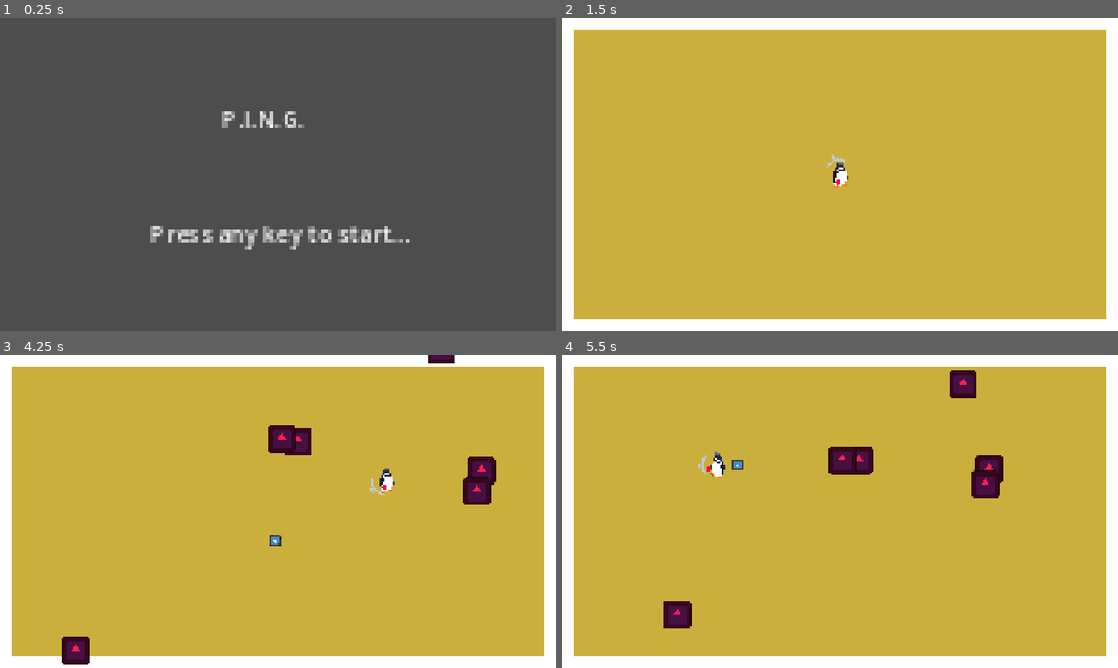
Above: before the commit, frames 1-4 (two rows, left to right).
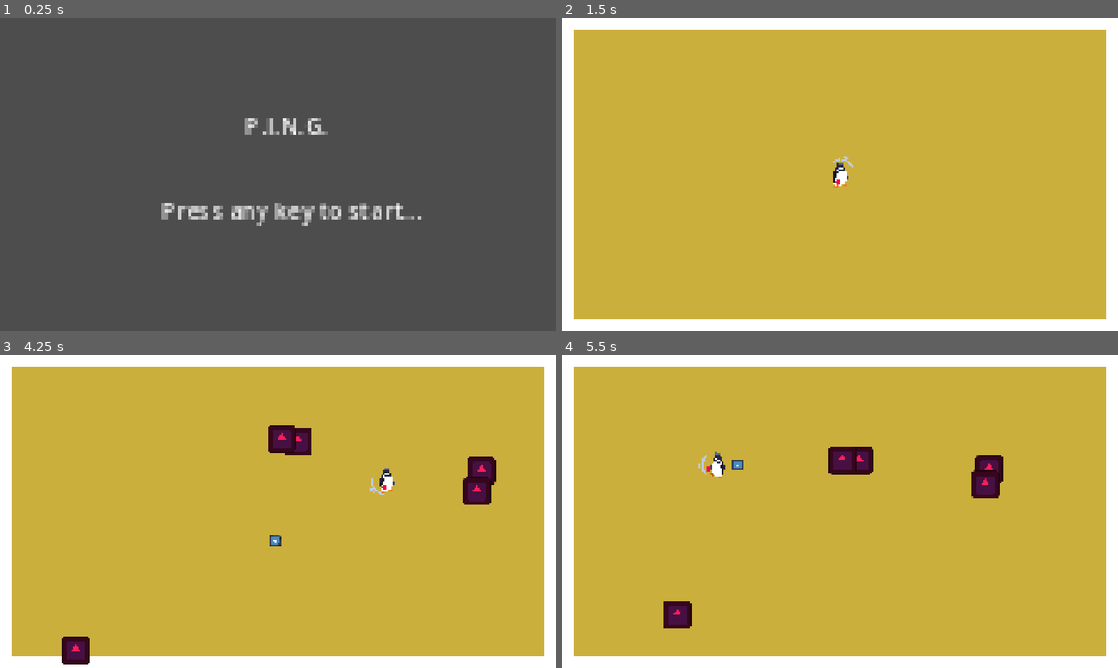
Above: after the commit, the same moments.

Repository: NicholasNg380/PING
Game: Godot game, scene res://scenes/start_screen.tscn
Same seed, same stepped clock (60 frames per second), same inputs: the game is played once before the commit and once after it. The engine's default icon, where the game draws it, is replaced by a stand-in: a white triangle on a blue panel in a dark square.
Inputs (mouse positions are in pixels of both pictures, inside the frame that each line leads up to):
- Up to frame 1 (0.25 s): no input
- Up to frame 2 (1.5 s): tap Enter at 0.5 s; move the mouse to (962, 158) at 0.52 s; hold D (right) 0.53-1.25 s; tap Shift (shift) at 0.6 s; click "Start" at 1.25 s
- Up to frame 3 (4.25 s): move the mouse to (166, 527) at 2.02 s; hold S (down) 2.03-2.78 s; tap Space (hit) at 2.1 s; tap Shift (shift) at 2.3, 2.85, 3.8 s; move the mouse to (333, 442) at 2.77 s; hold D (right) 2.78-3.53 s; move the mouse to (250, 574) at 3.52 s; hold W (up) from 3.53 s (still down); tap Q (spawnEnemy, bound only before the commit) at 3.6 s
- Up to frame 4 (5.5 s): move the mouse to (1006, 558) at 4.27 s; release W (up) at 4.28 s; hold A (left) from 4.28 s (still down); tap Shift (shift) at 4.35, 5.3 s; move the mouse to (673, 464) at 5.02 s; tap Space (hit) at 5.1 s

The runs differ from the first frame. In frame 1, 3.4% of the frame differs, in the area x 27-76%, y 29-74%; in frame 2, less than 0.1%; in frame 3, 0.1%; in frame 4, 0.4%.

Commit message:
Adjusted Start Screen

Diff:
--- a/project.godot
+++ b/project.godot
@@ -64,8 +64,7 @@
 }
 spawnEnemy={
 "deadzone": 0.2,
-"events": [Object(InputEventKey,"resource_local_to_scene":false,"resource_name":"","device":-1,"window_id":0,"alt_pressed":false,"shift_pressed":false,"ctrl_pressed":false,"meta_pressed":false,"pressed":false,"keycode":0,"physical_keycode":81,"key_label":0,"unicode":113,"location":0,"echo":false,"script":null)
-]
+"events": []
 }
 
 [layer_names]
--- a/scenes/Enemy.tscn
+++ b/scenes/Enemy.tscn
@@ -3,10 +3,10 @@
 [ext_resource type="Script" uid="uid://87s44viknddd" path="res://scripts/enemy.gd" id="1_md0e3"]
 [ext_resource type="Texture2D" uid="uid://b68vj6s7fxrwm" path="res://assets/sprites/icon.svg" id="2_4ra3w"]
 
-[sub_resource type="RectangleShape2D" id="RectangleShape2D_mpr68"]
-
 [sub_resource type="RectangleShape2D" id="RectangleShape2D_55jtl"]
 size = Vector2(107, 104)
+
+[sub_resource type="RectangleShape2D" id="RectangleShape2D_mpr68"]
 
 [node name="Enemy" type="CharacterBody2D" unique_id=1863187210 groups=["Enemy"]]
 collision_layer = 8
@@ -19,12 +19,12 @@
 scale = Vector2(0.75, 0.75)
 texture = ExtResource("2_4ra3w")
 
-[node name="Area2D" type="Area2D" parent="Sprite2D" unique_id=1268213906]
-scale = Vector2(5.5, 5.5)
-
-[node name="AreaCollision" type="CollisionShape2D" parent="Sprite2D/Area2D" unique_id=2083497812]
-shape = SubResource("RectangleShape2D_mpr68")
-
 [node name="CollisionShape2D" type="CollisionShape2D" parent="." unique_id=1425238540]
 scale = Vector2(0.5, 0.5)
 shape = SubResource("RectangleShape2D_55jtl")
+
+[node name="Area2D" type="Area2D" parent="." unique_id=1268213906]
+scale = Vector2(4.125, 4.125)
+
+[node name="AreaCollision" type="CollisionShape2D" parent="Area2D" unique_id=2083497812]
+shape = SubResource("RectangleShape2D_mpr68")
--- a/scenes/main_menu.tscn
+++ b/scenes/main_menu.tscn
@@ -13,9 +13,9 @@
 
 [node name="Start" type="Button" parent="ButtonManager" unique_id=2024065401]
 layout_mode = 0
-offset_left = 764.0
+offset_left = 850.0
 offset_top = 367.0
-offset_right = 1064.0
+offset_right = 1150.0
 offset_bottom = 467.0
 text = "Start"
 
@@ -26,17 +26,17 @@
 
 [node name="Options" type="Button" parent="ButtonManager" unique_id=1258275797]
 layout_mode = 0
-offset_left = 764.0
+offset_left = 850.0
 offset_top = 518.0
-offset_right = 1064.0
+offset_right = 1150.0
 offset_bottom = 618.0
 text = "Options"
 
 [node name="Quit" type="Button" parent="ButtonManager" unique_id=1999158445]
 layout_mode = 0
-offset_left = 760.0
+offset_left = 850.0
 offset_top = 672.0
-offset_right = 1060.0
+offset_right = 1150.0
 offset_bottom = 772.0
 text = "Quit"
 
--- a/scenes/start_screen.tscn
+++ b/scenes/start_screen.tscn
@@ -8,17 +8,18 @@
 [node name="Logo" type="Sprite2D" parent="." unique_id=948999381]
 
 [node name="LogoStandin" type="Label" parent="." unique_id=1524730888]
-offset_left = 766.0
-offset_top = 291.0
-offset_right = 823.0
-offset_bottom = 314.0
+offset_left = 846.99994
+offset_top = 313.0
+offset_right = 903.99994
+offset_bottom = 336.0
 scale = Vector2(5, 5)
 text = "P.I.N.G."
 
 [node name="AnyKeyToPlay" type="Label" parent="." unique_id=26920320]
-offset_left = 519.00006
-offset_top = 683.0
-offset_right = 699.00006
-offset_bottom = 706.0
+offset_left = 556.0
+offset_top = 604.0
+offset_right = 736.0
+offset_bottom = 627.0
 scale = Vector2(5, 5)
 text = "Press any key to start..."
+horizontal_alignment = 1
